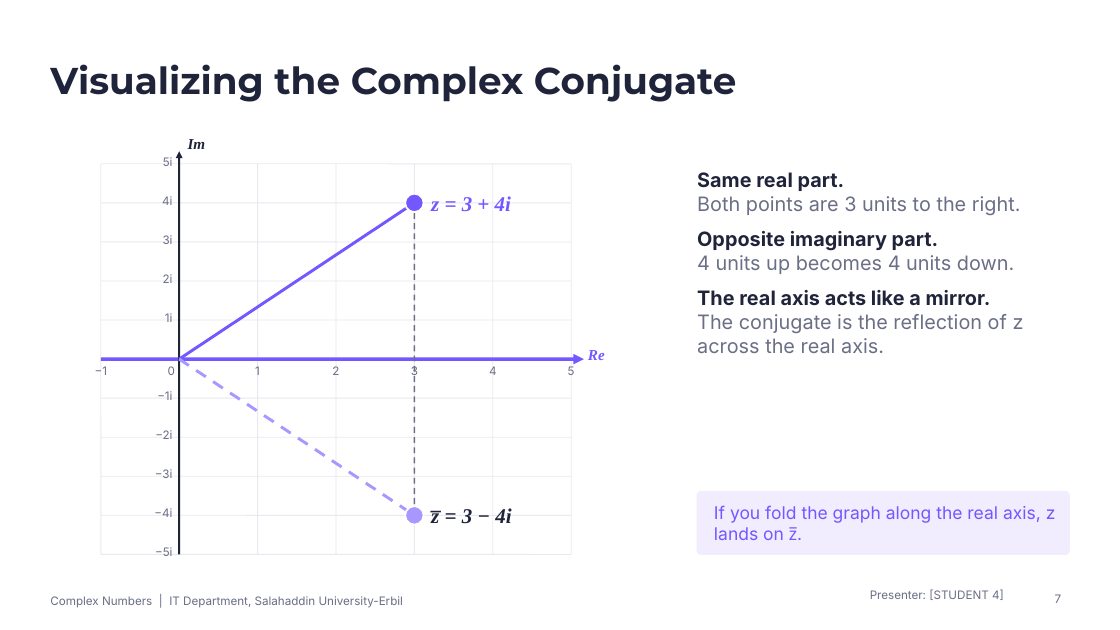
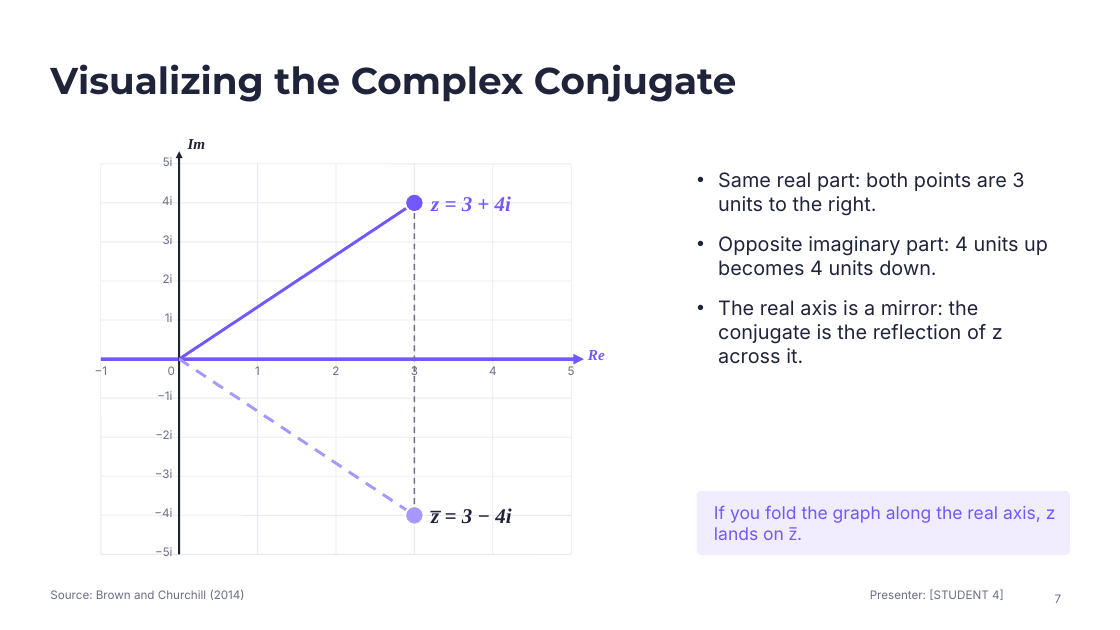
Before and after one commit to qaessafty-arch/shalaw, a slide deck: slide 7 of Complex_Numbers_Conjugate_and_Absolute_Value.pptx. Drawn at 1120x630 pixels with LibreOffice and Linux fonts; fonts in the diff are those of the drawing. Boxes give left, top, right and bottom in pixels: in the first picture for what was removed or moved away, otherwise in the second. Text is boxed around its words. In the diff, an @@ line names an element or a change of style, - is before the commit and + after.

```diff
--- a/Complex_Numbers_Conjugate_and_Absolute_Value.pptx
+++ b/Complex_Numbers_Conjugate_and_Absolute_Value.pptx
@@ text at [718, 172, 1048, 364]: text changed; text colour #6B6F86 to #20243A @@
-Same real part.
-Both points are 3 units to the right.
-Opposite imaginary part.
-4 units up becomes 4 units down.
-The real axis acts like a mirror.
-The conjugate is the reflection of z across the real axis.
+• Same real part: both points are 3 units to the right.
+• Opposite imaginary part: 4 units up becomes 4 units down.
+• The real axis is a mirror: the conjugate is the reflection of z across it.
@@ text removed at [50, 596, 403, 608] @@
-Complex Numbers | IT Department, Salahaddin University-Erbil
@@ text added at [50, 589, 245, 600], 10 pt, text #6B6F86 @@
+Source: Brown and Churchill (2014)
```
Also in this commit, not shown: 16 other slides changed, 7 other files.
